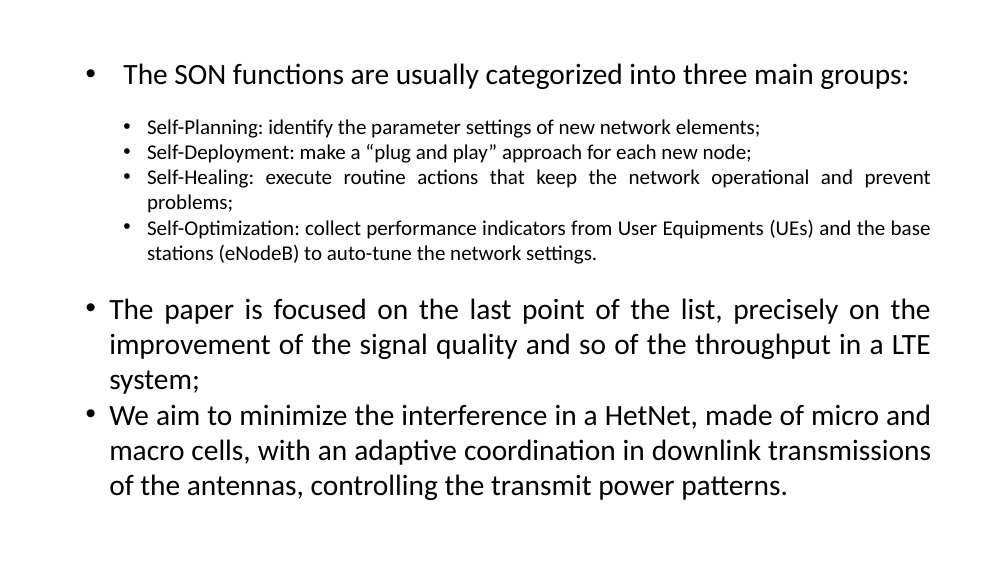
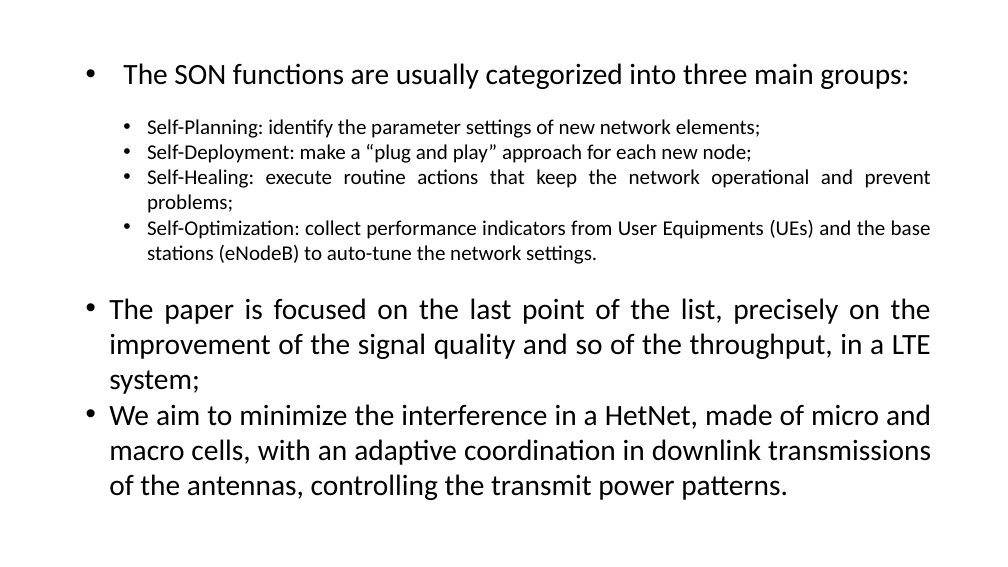
Before and after one commit to marcantonio14/Latex-writing, a slide deck: slide 3 of Self-Organizing Networks in LTE.pptx. Drawn at 1008x567 pixels with LibreOffice and Linux fonts; fonts in the diff are those of the drawing. Boxes give left, top, right and bottom in pixels: in the first picture for what was removed or moved away, otherwise in the second. Text is boxed around its words. In the diff, an @@ line names an element or a change of style, - is before the commit and + after.

Commit message:
pp

```diff
--- a/Self-Organizing Networks in LTE.pptx
+++ b/Self-Organizing Networks in LTE.pptx
@@ text at [109,298,931,394]: text changed @@
-• The paper is focused on the last point of the list, precisely on the improvement of the signal quality and so of the throughput in a LTE system;
+• The paper is focused on the last point of the list, precisely on the improvement of the signal quality and so of the throughput, in a LTE system;
```
Also in this commit, not shown: 1 other slide changed.
